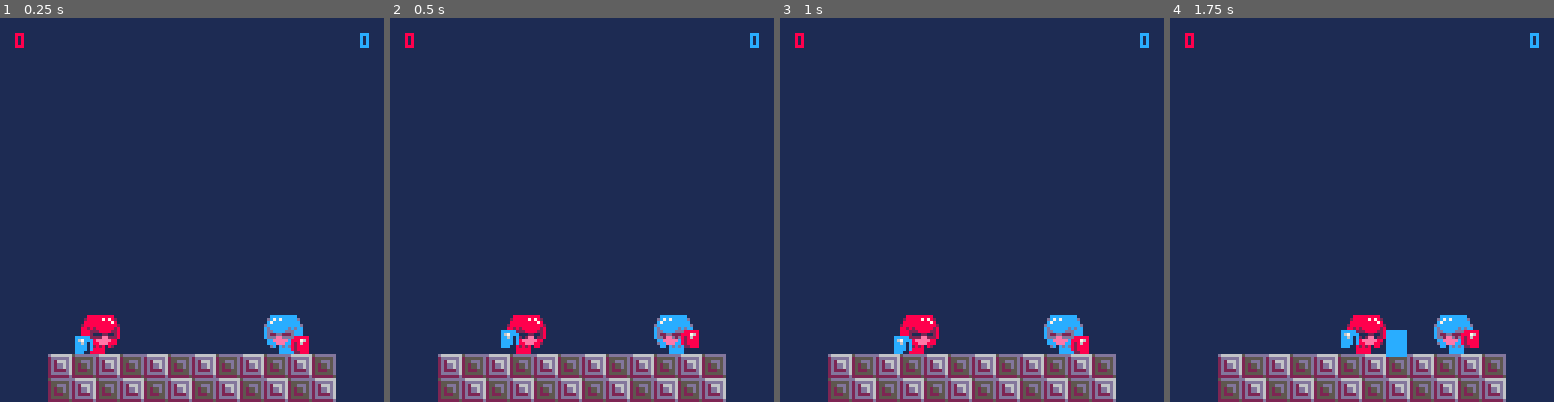
Above: before the commit, frames 1-4 (left to right).
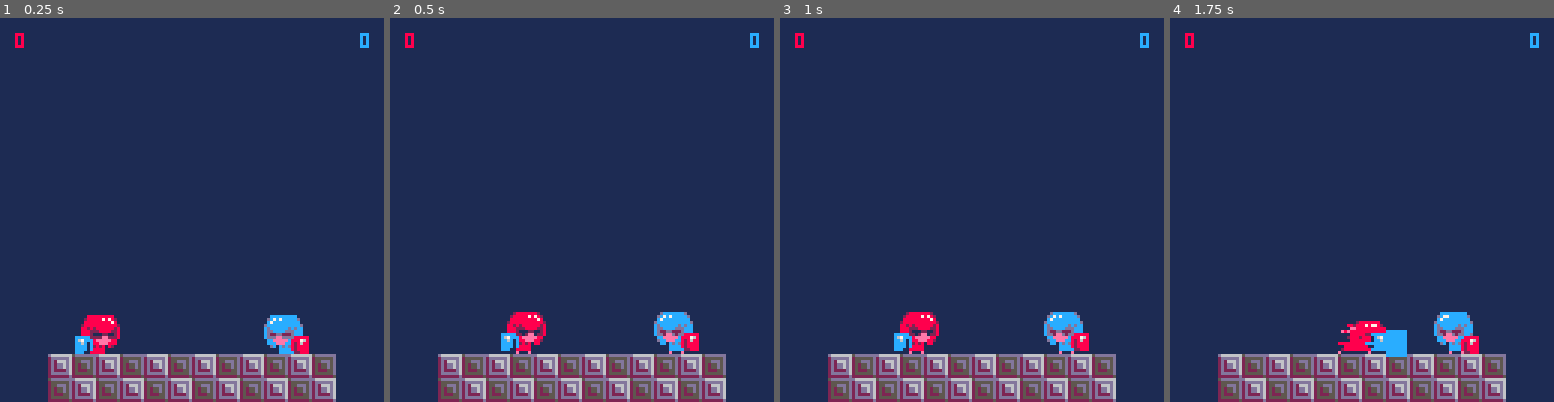
Above: after the commit, the same moments.

Repository: davidjtferguson/dancejab
Game: PICO-8 cartridge jab.p8
The game is run twice, just before and just after one commit, with the same random seed, the same clock (stepped at 60 frames per second) and the same inputs.
Inputs:
- Up to frame 1 (0.25 s): no input
- Up to frame 2 (0.5 s): tap X (X key) at 0.33 s
- Up to frame 3 (1 s): tap O (Z key) at 0.7 s
- Up to frame 4 (1.75 s): tap X (X key) at 1.07 s; hold Right from 1.6 s (still down); tap O (Z key) at 1.7 s

Frame 1 is identical in both runs. In frame 2, 1.0% of the frame differs, in the area x 28-81%, y 76-88%; in frame 3, 1.0%; in frame 4, 1.4%, in the area x 43-81%, y 76-88%.

Commit message:
fully transitioned to new animation system

Diff:
--- a/jab.p8
+++ b/jab.p8
@@ -62,7 +62,6 @@
   xvel=0,
   y=96,
   yvel=0,
-  animt=createanimt(64,15,2),
   anim=createanim({64,66,68,70}, 6),
   flipped=flipped,
   state="none",
@@ -186,6 +185,7 @@
   sfx(9+flr(rnd(2)))
   sfx(9+flr(rnd(2)))
   av.state="jab"
+  av.anim=createanim({72,74,76}, {3,1,3})
   av.statetimer=av.jabframes
   createhitbox(av.jabwidth,av.jabheight,av)
  end
@@ -231,8 +231,6 @@
    _init()
   end
 
-  resetanim(av.animt,64,6,4,false)
-
   --walking
   if btn(⬅️,av.no) then
    av.xvel-=av.xacc
@@ -251,26 +249,23 @@
   end
  elseif av.state=="roll" then
   if facingforward(av) then
-   resetanim(av.animt,96,av.rollframes,1,true)
+   av.anim=createanim(96)
   else
-   resetanim(av.animt,98,av.rollframes,1,true)
+   av.anim=createanim(98)
   end
  elseif av.state=="jab" then
-  resetanim(av.animt,74,av.jabframes/3,3,false)
-
   if av.statetimer==0 then
    av.state="jablag"
    av.statetimer=av.jablagframes
   end
  elseif av.state=="jablag" then
-  resetanim(av.animt,100,1,1,true)
+  av.anim=createanim(100)
   av.xvel=0
  elseif av.state=="won" then
-  resetanim(av.animt,168,6,4,false)
   av.xvel=0
  elseif av.state=="dead" then
   --todo:sort specific sprite
-  resetanim(av.animt,110,1,1,true)
+  av.anim=createanim(110)
 
   --stagger away?
   -- undecided. cheap fix for
@@ -286,7 +281,7 @@
   end
  elseif av.state=="ringout" then
   --todo:sort specific sprite
-  resetanim(av.animt,192,1,1,true)
+  av.anim=createanim(192)
 
   av.yvel+=gravity
   av.xvel*=0.8
@@ -297,10 +292,13 @@
  end
 
  if av.statetimer==0 then
+  if av.state!="none" then
+   av.anim=createanim({64,66,68,70}, 6)
+  end
+
   av.state="none"
  end
 
- updateanimt(av.animt)
  updateanim(av.anim)
 
  av.x+=av.xvel
@@ -345,9 +343,7 @@
    announce="player 2 wins!!"
    sfx(3)
   end
-  p2.state="won"
-  p2.statetimer=90
-
+  setwin(p2)
  else
   p1.score+=1
 
@@ -355,9 +351,14 @@
    announce="player 1 wins!!"
    sfx(3)
   end
-  p1.state="won"
-  p1.statetimer=90
- end
+  setwin(p1)
+ end
+end
+
+function setwin(av)
+  av.state="won"
+  av.anim=createanim({168,170,172,174}, 6)
+  av.statetimer=90
 end
 
 function updatehitbox(box)
@@ -397,7 +398,7 @@
  pal(12,8)
  pal(1,2)
 
- spr(p2.animt.sprite,p2.x,p2.y,2,2,p2.flipped)
+ spr(p2.anim.sprite,p2.x,p2.y,2,2,p2.flipped)
 
  pal()
  palt(0,false)
@@ -477,89 +478,54 @@
 -->8
 --animations
 
-function createanimt(bs,sd,sprs)
- local t={
-  --animation specifics
-  basesprite=bs,
-  speed=sd,
-  sprites=sprs,
-
-  --variables
-  sprite=bs,
-  along=0,
-  counter=0
- }
- return t
-end
-
-function resetanim(t,bs,sd,sprs,reset)
- t.basesprite=bs
- t.speed=sd
- t.sprites=sprs
-
- if reset then
-  t.sprite=bs
-  t.along=0
-  t.counter=0
- end
-end
-
-function updateanimt(t)
- t.counter+=1
-
- --double width sprites
- t.along=flr(t.counter/t.speed)
- t.along*=2
-
- if t.counter>=
-    t.speed*t.sprites then
-  t.along=0
-  t.counter=0
- end
-
- t.sprite=t.basesprite+t.along
-end
-
 --can pass in singular sprite and speed
 -- or sprites and one speed
 function createanim(sprites,speeds)
+ local s=sprites
+ if type(sprites)=="table" then
+  s=sprites[1]
+ end
+
  local t={
   --animation specifics
   speeds=speeds,
   sprites=sprites,
 
   --variables
-  sprite=sprites[1],
+  sprite=s,
   along=1,
   counter=0
  }
  return t
 end
 
---todo:cope with single sprite
+--copes with single sprite
 -- and single speed
 function updateanim(a)
- a.counter+=1
-
- local speed=1
-
- if type(a.speeds)=="number" then
-  speed=a.speeds
- else
-  speed=a.speeds[a.along]
- end
-
- if a.counter>=
-    speed then
-  a.counter=0
-
-  a.along+=1
-  if a.along>#a.sprites then
-   a.along=1
-  end
- end
-
- a.sprite=a.sprites[a.along]
+ if type(a.sprites)=="table" then
+  a.counter+=1
+
+  --cope with no speed,
+  -- a consistent number speed
+  -- or a table of different speeds
+  local speed=a.speeds or 5
+
+  if type(a.speeds)=="table" then
+    speed=a.speeds[a.along]
+  end
+
+  if a.counter>
+      speed then
+    a.counter=0
+
+    a.along+=1
+    if a.along>#a.sprites then
+    a.along=1
+    end
+  end
+
+  a.sprite=a.sprites[a.along]
+ end
 end
 
 __gfx__
